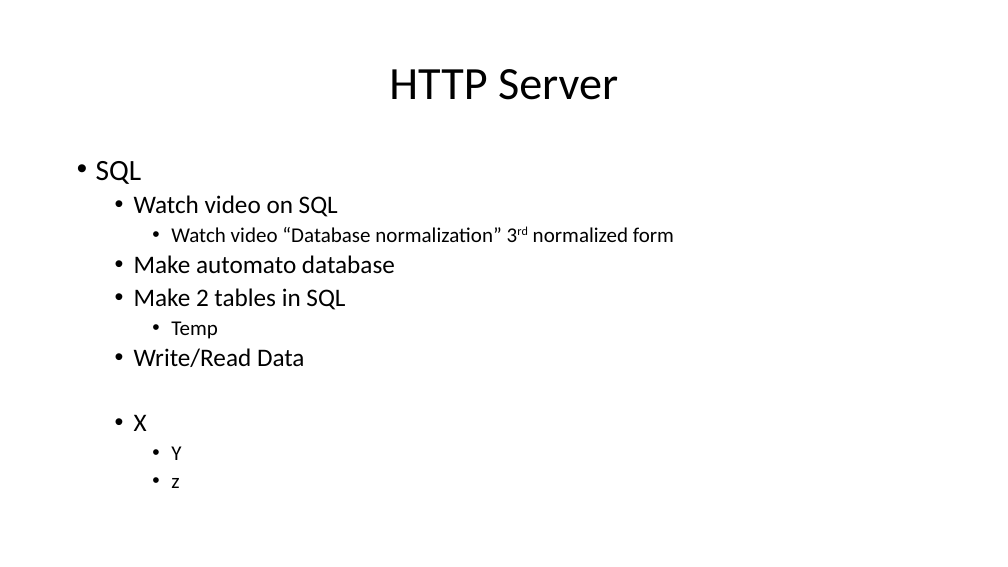
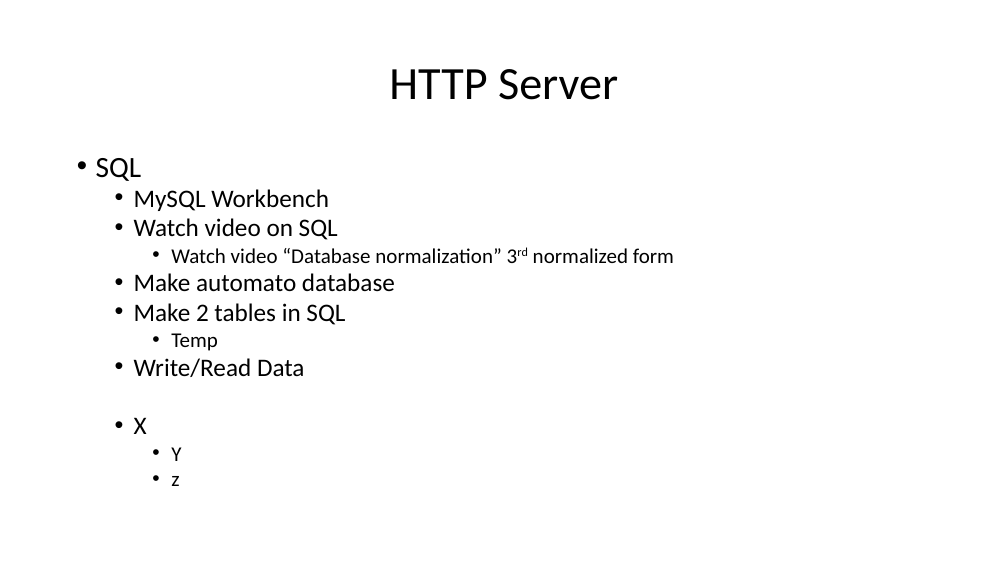
Before and after one commit to snowguy37/AUTOmato, a slide deck: slide 2 of Outline.pptx. Drawn at 1008x567 pixels with LibreOffice and Linux fonts; fonts in the diff are those of the drawing. Boxes give left, top, right and bottom in pixels: in the first picture for what was removed or moved away, otherwise in the second. Text is boxed around its words. In the diff, an @@ line names an element or a change of style, - is before the commit and + after.

```diff
--- a/Outline.pptx
+++ b/Outline.pptx
@@ text at (96, 158, 674, 486): line spacing 0.9 to 0.8 @@
@@ text at (134, 189, 329, 211): paragraph added @@
+  • MySQL Workbench
```
Also in this commit, not shown: 1 other slide changed, 1 slide added.
